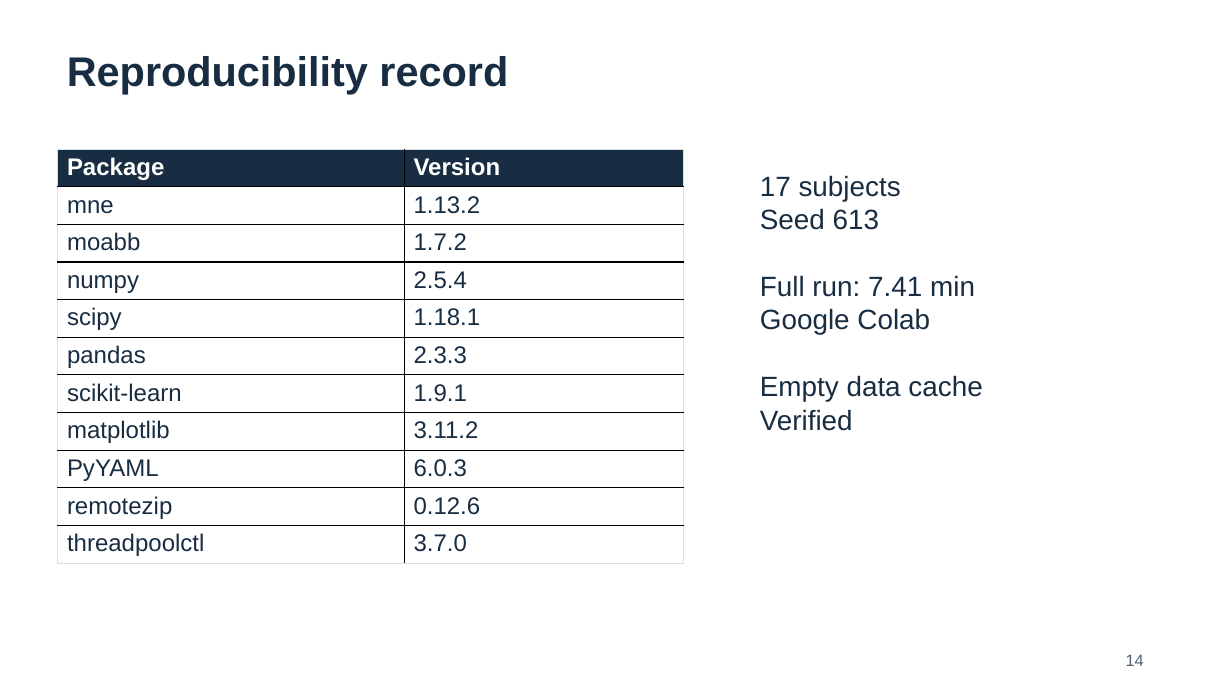
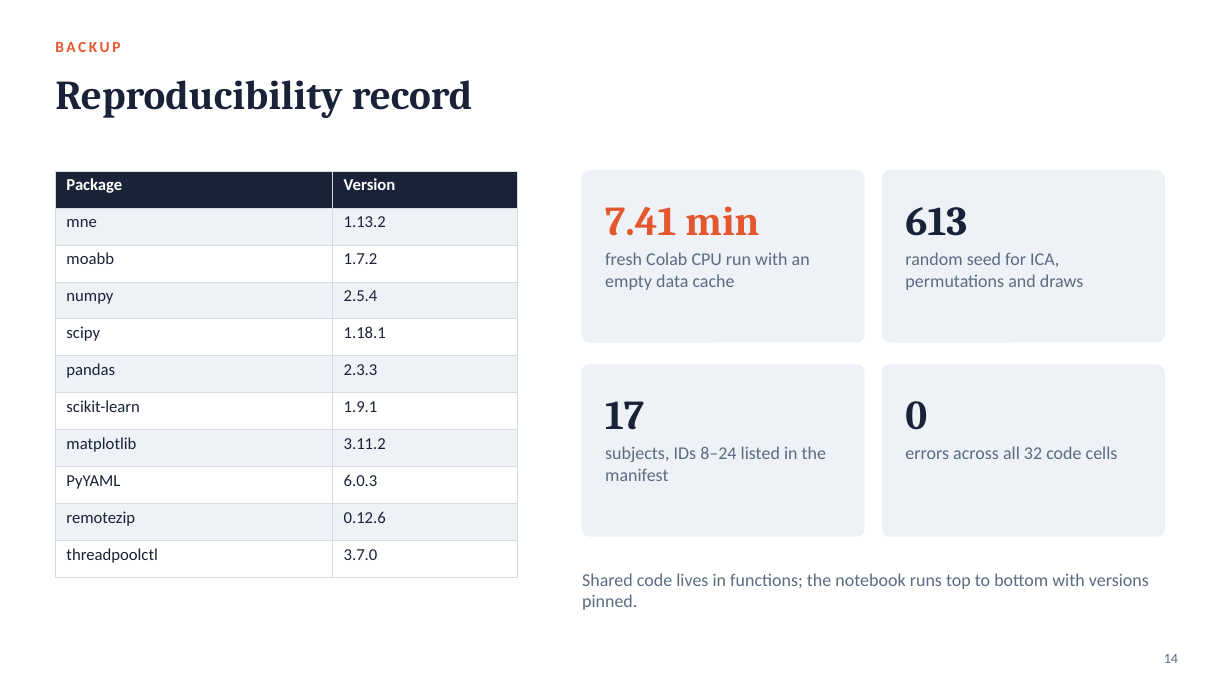
Before and after one commit to B1rzhan07/ROBT613-midterm, a slide deck: slide 14 of bci-midterm/output/presentation.pptx. Drawn at 1232x693 pixels with LibreOffice and Linux fonts; fonts in the diff are those of the drawing. Boxes give left, top, right and bottom in pixels: in the first picture for what was removed or moved away, otherwise in the second. Text is boxed around its words. In the diff, an @@ line names an element or a change of style, - is before the commit and + after.

```diff
--- a/bci-midterm/output/presentation.pptx
+++ b/bci-midterm/output/presentation.pptx
@@ text added at (55, 42, 120, 52), 12 pt, text #E4572E, bold @@
+BACKUP
@@ text "Reproducibility record": place and size @@
-text "Reproducibility record" at (67, 56, 508, 94)
+text "Reproducibility record" at (55, 80, 473, 118)
@@ text "Reproducibility record" at (55, 80, 473, 118): size 32.2 to 32 pt, font Arial to Cambria, text colour #182D42 to #1A2238 @@
@@ table at (55, 171, 518, 567) @@
@@ fill #182D42 to #1A2238 in row 1 @@
@@ fill #FFFFFF to #EEF1F6 in 10 cells @@
@@ size 18.8 to 13 pt, font Arial to Calibri, text colour #182D42 to #1A2238 @@
@@ borders changed @@
@@ table: place and size @@
-table at (57, 149, 683, 563)
+table at (55, 171, 518, 567)
@@ rounded rectangle added at (582, 171, 864, 342), fill #EEF1F6, outline #EEF1F6 1 pt @@
@@ text removed at (760, 175, 982, 431) @@
-17 subjects
-Seed 613
-Full run: 7.41 min
-Google Colab
-Empty data cache
-Verified
@@ rounded rectangle added at (883, 171, 1165, 342), fill #EEF1F6, outline #EEF1F6 1 pt @@
@@ text added at (605, 206, 759, 236), 32 pt, text #E4572E, bold @@
+7.41 min
@@ text added at (905, 207, 967, 236), 32 pt, text #1A2238, bold @@
+613
@@ text added at (605, 252, 810, 290), 14 pt, text #5B6B82 @@
+fresh Colab CPU run with an empty data cache
@@ text added at (905, 252, 1084, 290), 14 pt, text #5B6B82 @@
+random seed for ICA, permutations and draws
@@ rounded rectangle added at (582, 365, 864, 536), fill #EEF1F6, outline #EEF1F6 1 pt @@
@@ rounded rectangle added at (883, 365, 1165, 536), fill #EEF1F6, outline #EEF1F6 1 pt @@
@@ text added at (605, 401, 644, 430), 32 pt, text #1A2238, bold @@
+17
@@ text added at (905, 401, 927, 430), 32 pt, text #1A2238, bold @@
+0
@@ text added at (605, 446, 826, 481), 14 pt, text #5B6B82 @@
+subjects, IDs 8–24 listed in the manifest
@@ text added at (905, 446, 1118, 459), 14 pt, text #5B6B82 @@
+errors across all 32 code cells
@@ text added at (582, 573, 1149, 610), 14 pt, text #5B6B82 @@
+Shared code lives in functions; the notebook runs top to bottom with versions pinned.
@@ page number: place and size @@
-page number at (1126, 654, 1144, 666)
+page number at (1164, 654, 1178, 663)
@@ page number at (1164, 654, 1178, 663): size 12.8 to 11 pt, font Arial to Calibri, text colour #506477 to #5B6B82; alignment left to right @@
```
Also in this commit, not shown: 10 other slides changed, 3 slides added, 3 slides removed, 14 other files.
